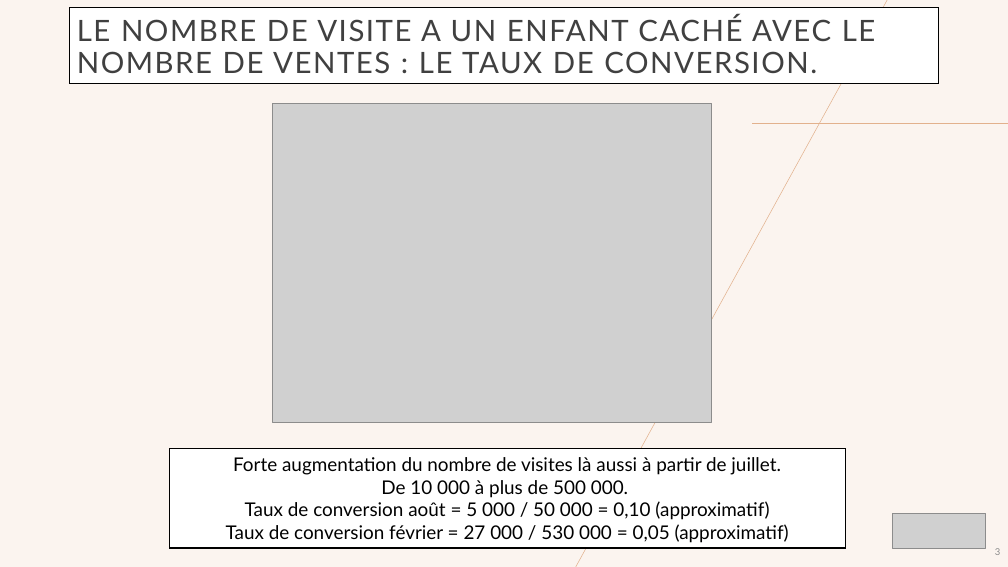
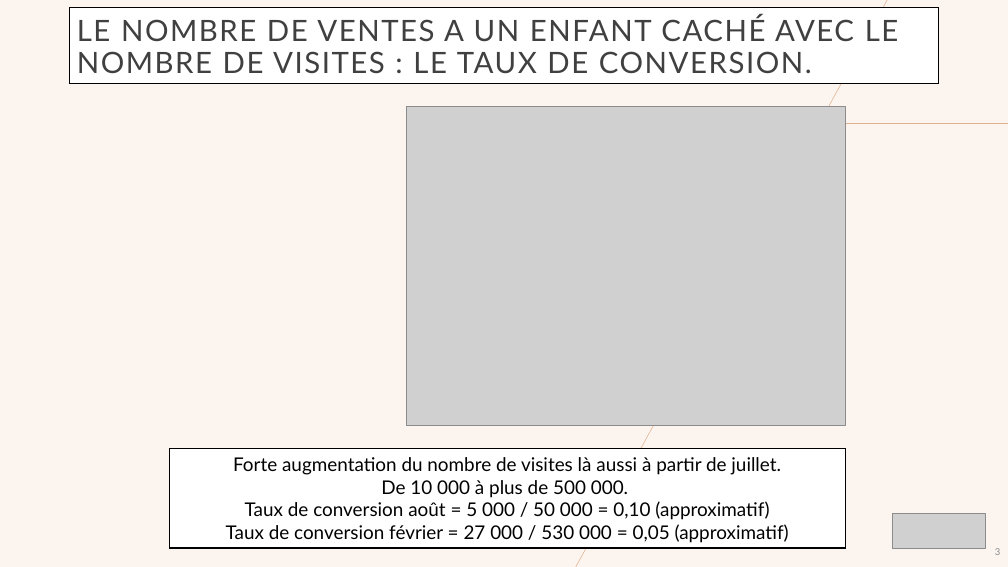
Before and after one commit to ziedbelhocine/Cours-OC, a slide deck: slide 3 of Data_Analyst/Projet_2/rapport mensuel des actions marketing2.pptx. Drawn at 1008x567 pixels with LibreOffice and Linux fonts; fonts in the diff are those of the drawing; grey boxes stand for pictures; background and template pictures are left out. Boxes give left, top, right and bottom in pixels: in the first picture for what was removed or moved away, otherwise in the second. Text is boxed around its words. In the diff, an @@ line names an element or a change of style, - is before the commit and + after.

```diff
--- a/Data_Analyst/Projet_2/rapport mensuel des actions marketing2.pptx
+++ b/Data_Analyst/Projet_2/rapport mensuel des actions marketing2.pptx
@@ title "LE NOMBRE DE VENTES A ..." at (x1=70, y1=8, x2=939, y2=84): rectangle to title @@
@@ title at (x1=77, y1=16, x2=899, y2=74): text changed @@
-LE NOMBRE DE VISITE A UN ENFANT CACHÉ AVEC LE NOMBRE DE VENTES : LE TAUX DE CONVERSION.
+LE NOMBRE DE VENTES A UN ENFANT CACHÉ AVEC LE NOMBRE DE VISITES : LE TAUX DE CONVERSION.
@@ picture moved from (x1=273, y1=104, x2=712, y2=423) to (x1=407, y1=107, x2=846, y2=426) @@
```
Also in this commit, not shown: 5 other slides changed, 13 other files.
